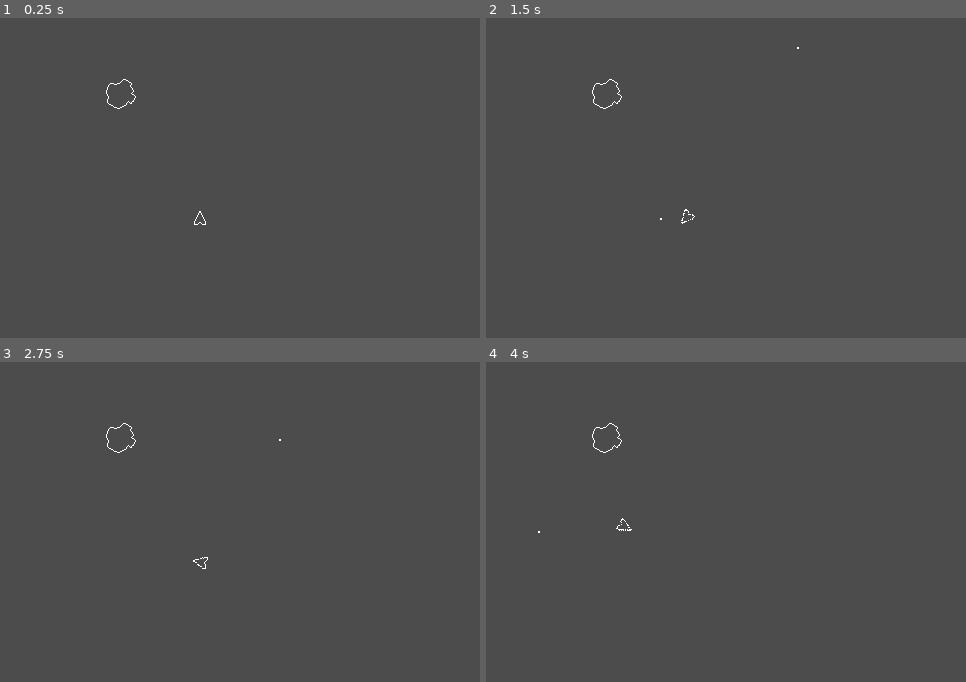
Above: before the commit, frames 1-4 (two rows, left to right).
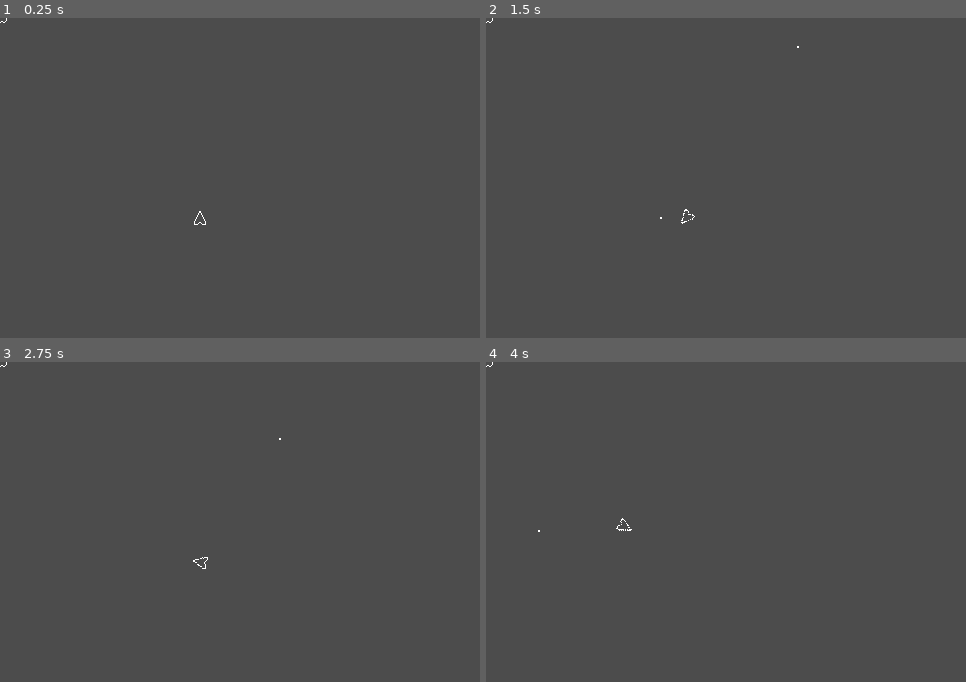
Above: after the commit, the same moments.

Repository: jmpoholarz/AsteroidsPractice
Game: Godot game, scene res://Main.tscn
The game is run twice, just before and just after one commit, with the same random seed, the same clock (stepped at 60 frames per second) and the same inputs.
Inputs:
- Up to frame 1 (0.25 s): no input
- Up to frame 2 (1.5 s): tap Enter at 0.5 s; hold Right (ship_rotate_right) 0.53-1.28 s; tap Space (ship_shoot) at 0.6, 1.35 s; hold Left (ship_rotate_left) from 1.28 s (still down)
- Up to frame 3 (2.75 s): release Left (ship_rotate_left) at 2.03 s; hold Right (ship_rotate_right) from 2.03 s (still down); tap Space (ship_shoot) at 2.1 s
- Up to frame 4 (4 s): release Right (ship_rotate_right) at 2.78 s; hold Up (ship_go_forward) 2.78-3.53 s; tap Space (ship_shoot) at 2.85, 3.6 s; hold Left (ship_rotate_left) from 3.53 s (still down)

The runs differ from the first frame. In frame 1, less than 0.1% of the frame differs, in the area x 0-29%, y 0-29%; in frame 2, less than 0.1%, in the area x 0-66%, y 0-64%; in frame 3, less than 0.1%; in frame 4, less than 0.1%.

Commit message:
Collision debugging

Diff:
--- a/AsteroidLarge.gd
+++ b/AsteroidLarge.gd
@@ -17,10 +17,22 @@
 
 
 func _on_AsteroidLarge_body_entered(body):
+	print("body entered")
 	get_parent().add_child(mediumAsteroid.instance())
 	get_parent().remove_child(self)
 
 
 func _on_AsteroidLarge_area_entered(area):
+	print("area entered")
 	get_parent().add_child(mediumAsteroid.instance())
 	get_parent().remove_child(self)
+
+
+func _on_AsteroidLarge_area_shape_entered(area_id, area, area_shape, self_shape):
+	print("Area shape entered")
+	pass # replace with function body
+
+
+func _on_AsteroidLarge_body_shape_entered(body_id, body, body_shape, area_shape):
+	print("body shape entered")
+	pass # replace with function body
--- a/AsteroidLarge.tscn
+++ b/AsteroidLarge.tscn
@@ -7,12 +7,12 @@
 [sub_resource type="CircleShape2D" id=1]
 
 custom_solver_bias = 0.0
-radius = 10.0
+radius = 15.0
 
 [sub_resource type="RectangleShape2D" id=2]
 
 custom_solver_bias = 0.0
-extents = Vector2( 10, 10 )
+extents = Vector2( 14, 15 )
 
 [node name="AsteroidLarge" type="Area2D" index="0"]
 
@@ -35,16 +35,16 @@
 [node name="CollisionShape2D" type="CollisionShape2D" parent="." index="1"]
 
 position = Vector2( 2.89083e-06, 1.57952e-06 )
-scale = Vector2( 1.53846, 1.53846 )
 shape = SubResource( 1 )
+_sections_unfolded = [ "Transform" ]
 
 [node name="ScreenWrap" parent="." index="2" instance=ExtResource( 3 )]
 
 [node name="RigidBody2D" type="RigidBody2D" parent="." index="3"]
 
 input_pickable = false
-collision_layer = 1
-collision_mask = 1
+collision_layer = 3
+collision_mask = 3
 mode = 0
 mass = 1.0
 friction = 1.0
@@ -52,18 +52,25 @@
 gravity_scale = 1.0
 custom_integrator = false
 continuous_cd = 0
-contacts_reported = 0
-contact_monitor = false
+contacts_reported = 10
+contact_monitor = true
 sleeping = false
-can_sleep = true
+can_sleep = false
 linear_velocity = Vector2( 0, 0 )
 linear_damp = -1.0
 angular_velocity = 0.0
 angular_damp = -1.0
+_sections_unfolded = [ "Collision" ]
 
 [node name="CollisionShape2D" type="CollisionShape2D" parent="RigidBody2D" index="0"]
 
 shape = SubResource( 2 )
-disabled = true
+_sections_unfolded = [ "Transform" ]
 
 [connection signal="area_entered" from="." to="." method="_on_AsteroidLarge_area_entered"]
+
+[connection signal="area_shape_entered" from="." to="." method="_on_AsteroidLarge_area_shape_entered"]
+
+[connection signal="body_entered" from="." to="." method="_on_AsteroidLarge_body_entered"]
+
+[connection signal="body_shape_entered" from="." to="." method="_on_AsteroidLarge_body_shape_entered"]
--- a/AsteroidMedium.tscn
+++ b/AsteroidMedium.tscn
@@ -6,7 +6,7 @@
 [sub_resource type="CircleShape2D" id=1]
 
 custom_solver_bias = 0.0
-radius = 10.0
+radius = 7.0
 
 [node name="AsteroidMedium" type="RigidBody2D"]
 
@@ -37,7 +37,7 @@
 [node name="CollisionShape2D" type="CollisionShape2D" parent="." index="1"]
 
 position = Vector2( -2.5332e-06, 5.36442e-07 )
-scale = Vector2( 0.769231, 0.769231 )
 shape = SubResource( 1 )
+_sections_unfolded = [ "Transform" ]
 
 [node name="ScreenWrap" parent="." index="2" instance=ExtResource( 2 )]
--- a/AsteroidSmall.tscn
+++ b/AsteroidSmall.tscn
@@ -6,7 +6,7 @@
 [sub_resource type="CircleShape2D" id=1]
 
 custom_solver_bias = 0.0
-radius = 10.0
+radius = 3.0
 
 [node name="AsteroidSmall" type="RigidBody2D"]
 
@@ -36,8 +36,7 @@
 
 [node name="CollisionShape2D" type="CollisionShape2D" parent="." index="1"]
 
-position = Vector2( -5.45612e-07, 1.87984e-07 )
-scale = Vector2( 0.384615, 0.384615 )
 shape = SubResource( 1 )
+_sections_unfolded = [ "Transform" ]
 
 [node name="ScreenWrap" parent="." index="2" instance=ExtResource( 2 )]
--- a/Bullet.gd
+++ b/Bullet.gd
@@ -17,3 +17,13 @@
 
 func _on_Timer_timeout():
 	get_parent().remove_child(self)
+
+
+func _on_Bullet_body_entered(body):
+	print("bullet body entered")
+	pass # replace with function body
+
+
+func _on_Bullet_body_shape_entered(body_id, body, body_shape, local_shape):
+	print("bullet body shape entered")
+	pass # replace with function body
--- a/Bullet.tscn
+++ b/Bullet.tscn
@@ -7,10 +7,11 @@
 [sub_resource type="RectangleShape2D" id=1]
 
 custom_solver_bias = 0.0
-extents = Vector2( 10, 10 )
+extents = Vector2( 1, 1 )
 
 [node name="Bullet" type="RigidBody2D"]
 
+position = Vector2( 0, -1 )
 input_pickable = false
 collision_layer = 1
 collision_mask = 2
@@ -21,10 +22,10 @@
 gravity_scale = 0.0
 custom_integrator = false
 continuous_cd = 0
-contacts_reported = 0
-contact_monitor = false
+contacts_reported = 1
+contact_monitor = true
 sleeping = false
-can_sleep = true
+can_sleep = false
 linear_velocity = Vector2( 0, 0 )
 linear_damp = -1.0
 angular_velocity = 0.0
@@ -39,8 +40,8 @@
 [node name="CollisionShape2D" type="CollisionShape2D" parent="." index="1"]
 
 position = Vector2( 1.19209e-07, 1.19209e-07 )
-scale = Vector2( 0.153846, 0.153846 )
 shape = SubResource( 1 )
+_sections_unfolded = [ "Transform" ]
 
 [node name="ScreenWrap" parent="." index="2" instance=ExtResource( 3 )]
 
@@ -51,4 +52,8 @@
 one_shot = false
 autostart = true
 
+[connection signal="body_entered" from="." to="." method="_on_Bullet_body_entered"]
+
+[connection signal="body_shape_entered" from="." to="." method="_on_Bullet_body_shape_entered"]
+
 [connection signal="timeout" from="Timer" to="." method="_on_Timer_timeout"]
--- a/Ship.gd
+++ b/Ship.gd
@@ -46,7 +46,6 @@
 	# Handle forward movement
 	if Input.is_action_pressed('ship_go_forward'):
 		var d = 2*Vector2(sin(rotation_angle*PI/180), -cos(rotation_angle*PI/180))
-		print(d)
 		linear_velocity += d
 	# Limit to max speed if over it
 	var mag = magnitude(linear_velocity.x, linear_velocity.y)
--- a/Ship.tscn
+++ b/Ship.tscn
@@ -9,7 +9,7 @@
 custom_solver_bias = 0.0
 extents = Vector2( 16, 16 )
 
-[node name="Ship" type="RigidBody2D" index="0"]
+[node name="Ship" type="RigidBody2D"]
 
 position = Vector2( 0, -1 )
 input_pickable = false
@@ -22,8 +22,8 @@
 gravity_scale = 0.0
 custom_integrator = false
 continuous_cd = 0
-contacts_reported = 0
-contact_monitor = false
+contacts_reported = 1
+contact_monitor = true
 sleeping = false
 can_sleep = false
 linear_velocity = Vector2( 0, 0 )
